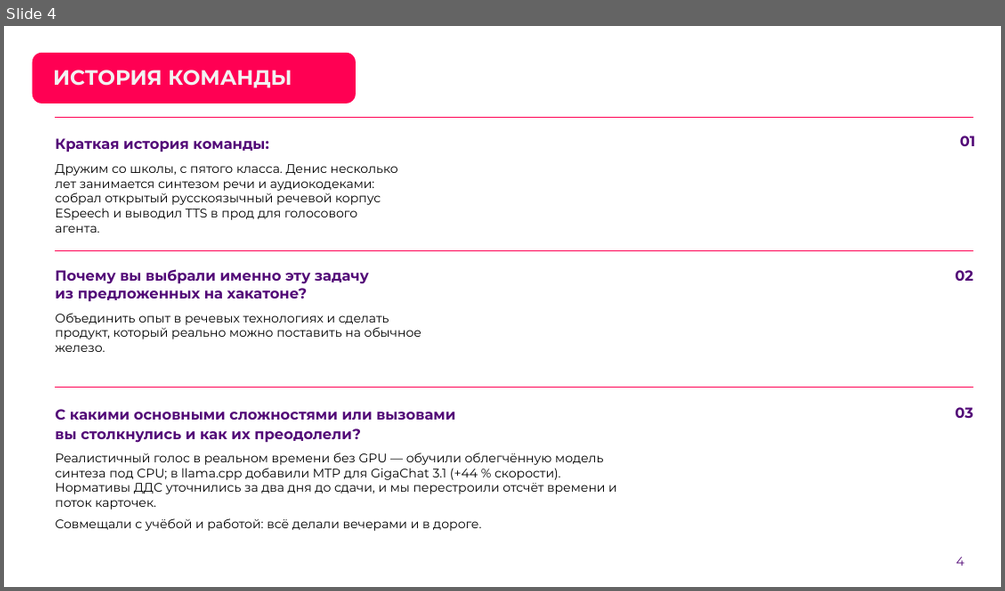
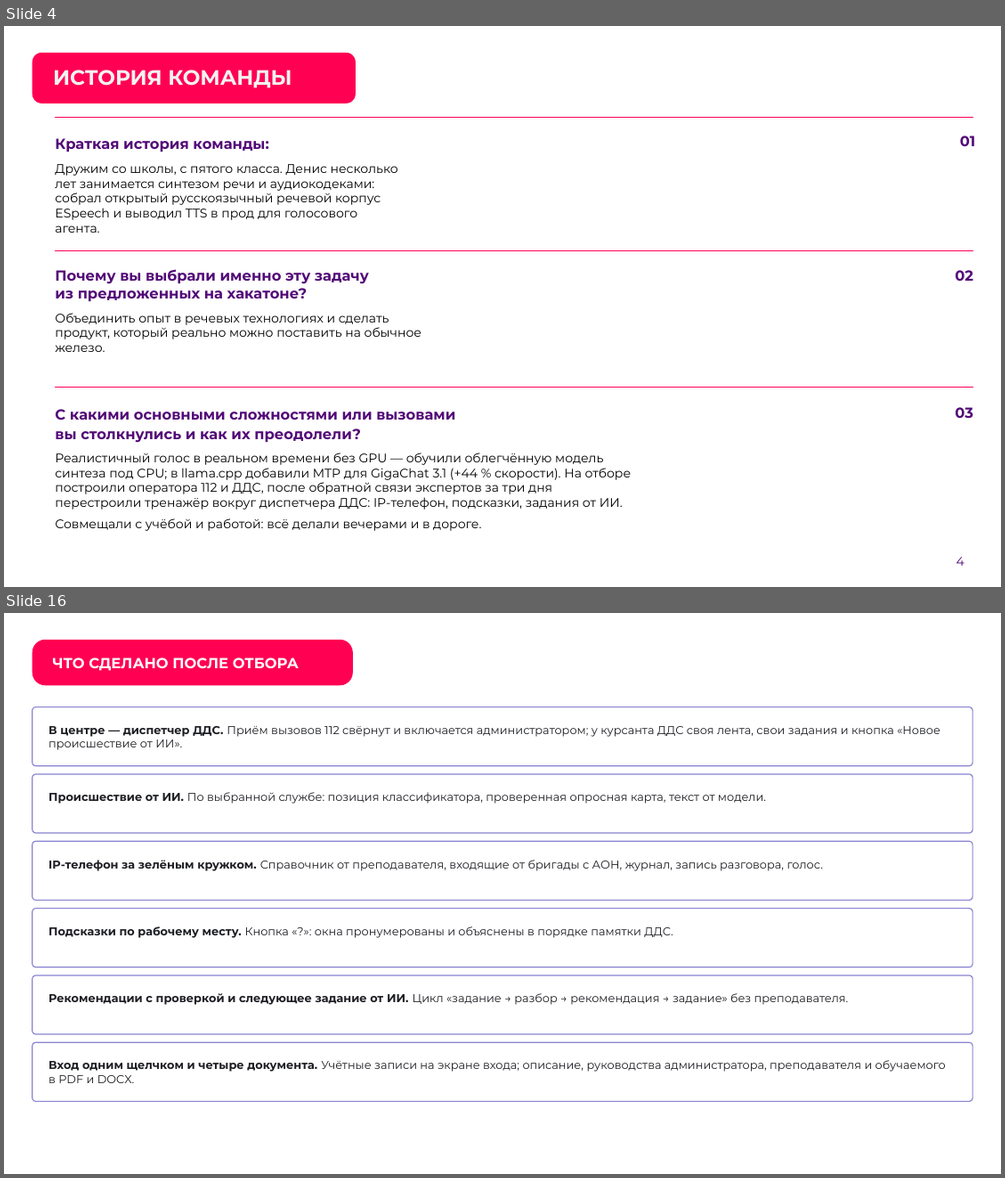
Before and after one commit to Den4ikAI/arm112-trainer_final, a slide deck: docs/презентация.pptx. Shown one above the other, each under a label of ours: slide 4 before the commit, slides 4 and 16 after it; the slides between them are not shown. The pictures are 1005x591 and 1005x1178 pixels, drawn with LibreOffice and Linux fonts; fonts in the diff are those of the drawing; background and template pictures are left out. Boxes give left, top, right and bottom in pixels: in the first picture for what was removed or moved away, otherwise in the second. Text is boxed around its words. In the diff, an @@ line names an element or a change of style, - is before the commit and + after.

Commit message:
Презентация финала: тренажёр диспетчера ДДС — 17 слайдов, обязательный блок шаблона

```diff
--- a/docs/презентация.pptx
+++ b/docs/презентация.pptx
@@ slide 16 added at (4,613,1001,1174), background picture (left out) @@
@@ rounded rectangle added at (32,639,353,685), fill #FF0053, 14 pt, text #FFFFFF, bold @@
+ЧТО СДЕЛАНО ПОСЛЕ ОТБОРА
@@ rounded rectangle added at (32,707,973,766), fill #FFFFFF, outline #8A83D1 1 pt @@
@@ text added at (48,726,940,750), 11 pt, text #1C1D22 @@
+В центре — диспетчер ДДС. Приём вызовов 112 свёрнут и включается администратором; у курсанта ДДС своя лента, свои задания и кнопка «Новое происшествие от ИИ».
@@ rounded rectangle added at (32,774,973,833), fill #FFFFFF, outline #8A83D1 1 pt @@
@@ text added at (48,792,766,803), 11 pt, text #1C1D22 @@
+Происшествие от ИИ. По выбранной службе: позиция классификатора, проверенная опросная карта, текст от модели.
@@ rounded rectangle added at (32,841,973,900), fill #FFFFFF, outline #8A83D1 1 pt @@
@@ text added at (48,860,823,871), 11 pt, text #1C1D22 @@
+IP-телефон за зелёным кружком. Справочник от преподавателя, входящие от бригады с АОН, журнал, запись разговора, голос.
@@ rounded rectangle added at (32,908,973,967), fill #FFFFFF, outline #8A83D1 1 pt @@
@@ text added at (48,926,673,938), 11 pt, text #1C1D22 @@
+Подсказки по рабочему месту. Кнопка «?»: окна пронумерованы и объяснены в порядке памятки ДДС.
@@ rounded rectangle added at (32,975,973,1034), fill #FFFFFF, outline #8A83D1 1 pt @@
@@ text added at (48,993,849,1005), 11 pt, text #1C1D22 @@
+Рекомендации с проверкой и следующее задание от ИИ. Цикл «задание → разбор → рекомендация → задание» без преподавателя.
@@ rounded rectangle added at (32,1042,973,1102), fill #FFFFFF, outline #8A83D1 1 pt @@
@@ text added at (48,1060,946,1083), 11 pt, text #1C1D22 @@
+Вход одним щелчком и четыре документа. Учётные записи на экране входа; описание, руководства администратора, преподавателя и обучаемого в PDF и DOCX.
@@ slide 4 changed as well @@
@@ text at (55,452,631,509): text changed @@
-Реалистичный голос в реальном времени без GPU — обучили облегчённую модель синтеза под CPU; в llama.cpp добавили MTP для GigaChat 3.1 (+44 % скорости). Нормативы ДДС уточнились за два дня до сдачи, и мы перестроили отсчёт времени и поток карточек.
+Реалистичный голос в реальном времени без GPU — обучили облегчённую модель синтеза под CPU; в llama.cpp добавили MTP для GigaChat 3.1 (+44 % скорости). На отборе построили оператора 112 и ДДС, после обратной связи экспертов за три дня перестроили тренажёр вокруг диспетчера ДДС: IP-телефон, подсказки, задания от ИИ.
```
Also in this commit, not shown: 4 other slides changed, 10 other slides added, 21 slides removed, 15 other files.
